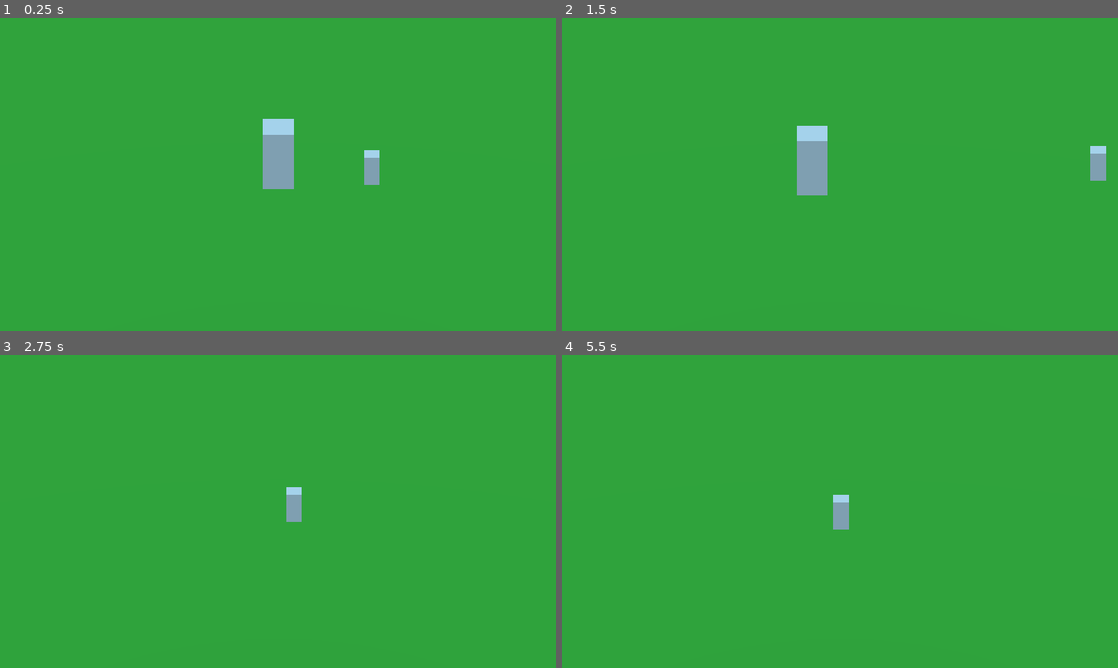
Above: before the commit, frames 1-4 (two rows, left to right).
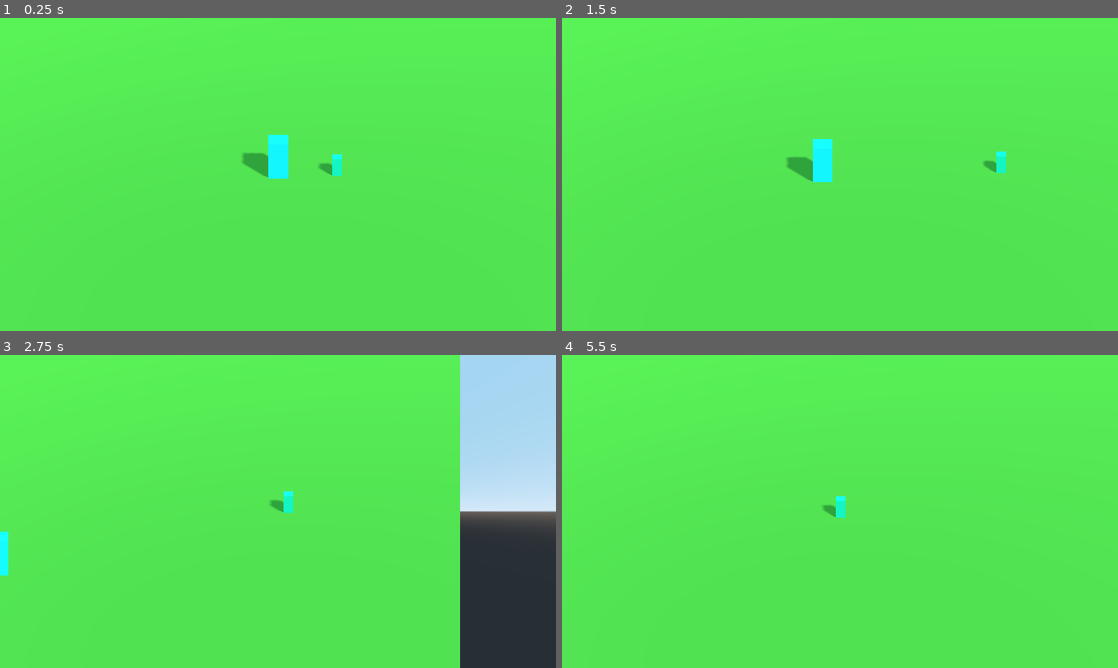
Above: after the commit, the same moments.

Repository: sukoshijon/monster-scout-gameplay-test
Game: Godot game, scene res://Scenes/Battle.tscn
Two runs of this game, one before a commit and one after it. Both use one fixed random seed, a clock stepped at 60 frames per second and the inputs below.
Inputs:
- Up to frame 1 (0.25 s): no input
- Up to frame 2 (1.5 s): tap Enter at 0.5 s; hold D (game_right) 0.53-1.28 s; tap Q (party_select) at 0.6, 1.35 s; hold S (game_down) from 1.28 s (still down)
- Up to frame 3 (2.75 s): release S (game_down) at 2.03 s; hold D (game_right) from 2.03 s (still down); tap Q (party_select) at 2.1 s
- Up to frame 4 (5.5 s): release D (game_right) at 2.78 s; hold W (game_up) 2.78-3.53 s; tap Q (party_select) every 0.75 s from 2.85 to 5.1 s; tap Space at 3.5 s; hold A (game_left) 3.53-5.03 s; hold S (game_down) from 5.03 s (still down)

The runs differ from the first frame. In frame 1, 100% of the frame differs, in the area x 0-100%, y 0-100%; in frame 2, 100%; in frame 3, 100%; in frame 4, 100%.

Commit message:
adjust camera

Diff:
--- a/Scenes/Battle.tscn
+++ b/Scenes/Battle.tscn
@@ -11,16 +11,22 @@
 [sub_resource type="CubeMesh" id=3]
 size = Vector3( 1, 2, 1 )
 
+[sub_resource type="SpatialMaterial" id=5]
+albedo_color = Color( 0, 1, 1, 1 )
+
 [sub_resource type="CubeMesh" id=4]
 size = Vector3( 0.5, 1, 0.5 )
+
+[sub_resource type="SpatialMaterial" id=6]
+albedo_color = Color( 0, 1, 0.764706, 1 )
 
 [node name="Battle" type="Spatial"]
 script = ExtResource( 1 )
 
 [node name="Camera" type="Camera" parent="."]
-transform = Transform( 1, 0, 0, 0, 0.866025, 0.5, 0, -0.5, 0.866025, 0, 6, 10 )
+transform = Transform( 1, 0, 0, 0, 0.866025, 0.5, 0, -0.5, 0.866025, 0, 8, 14 )
 projection = 1
-size = 10.0
+size = 16.0
 
 [node name="Floor" type="MeshInstance" parent="."]
 mesh = SubResource( 1 )
@@ -29,9 +35,14 @@
 [node name="Player" type="MeshInstance" parent="."]
 transform = Transform( 1, 0, 0, 0, 1, 0, 0, 0, 1, 0, 1, 0 )
 mesh = SubResource( 3 )
-material/0 = null
+material/0 = SubResource( 5 )
 
 [node name="PlayerMonster" type="MeshInstance" parent="."]
 transform = Transform( 1, 0, 0, 0, 1, 0, 0, 0, 1, 3, 0.5, 0 )
 mesh = SubResource( 4 )
-material/0 = null
+material/0 = SubResource( 6 )
+
+[node name="DirectionalLight" type="DirectionalLight" parent="."]
+transform = Transform( 0.766504, -0.445871, 0.462245, 0, 0.71974, 0.694244, -0.642239, -0.532141, 0.551684, 0, 4.63444, 0 )
+shadow_enabled = true
+shadow_contact = 0.5
--- a/Scripts/game_controller.gd
+++ b/Scripts/game_controller.gd
@@ -33,9 +33,9 @@
 
 	# target camera to currently controlled character
 	var camera_target = Vector3(
-		chars[active_char].transform.origin.x + sin(angle) * 10,
-		6,
-		chars[active_char].transform.origin.z + cos(angle) * 10
+		chars[active_char].transform.origin.x + sin(angle) * 14,
+		8,
+		chars[active_char].transform.origin.z + cos(angle) * 14
 	);
 
 	$Camera.transform.origin = lerp($Camera.transform.origin, camera_target, 0.25);
Not shown: 1 places in Scenes/Battle.tscn that only renumber resources
